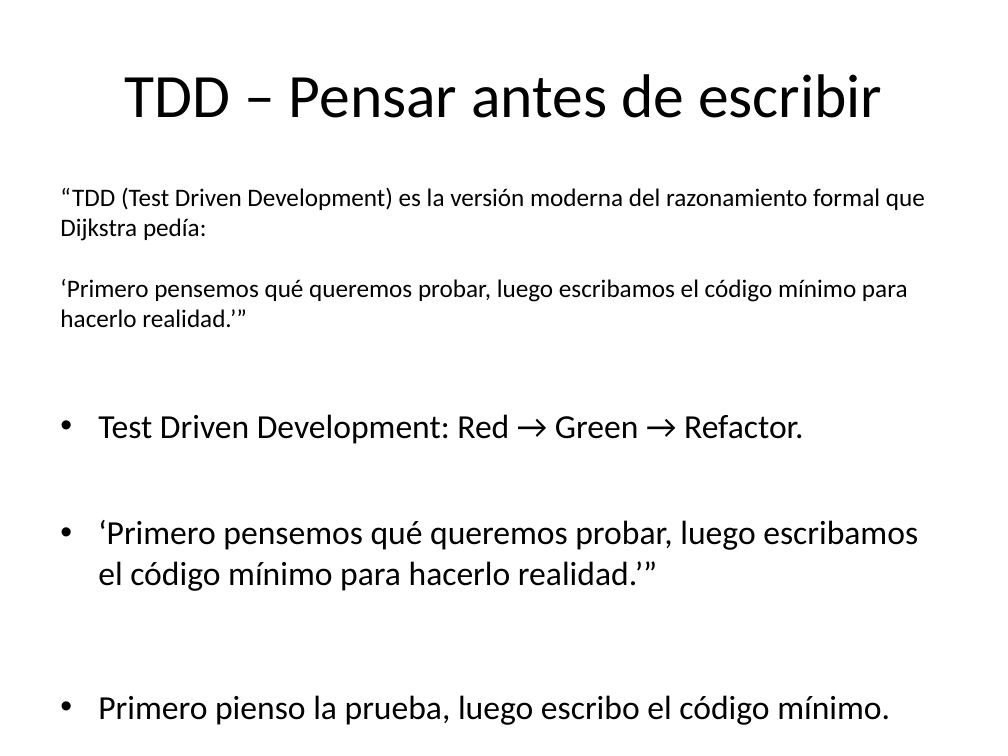
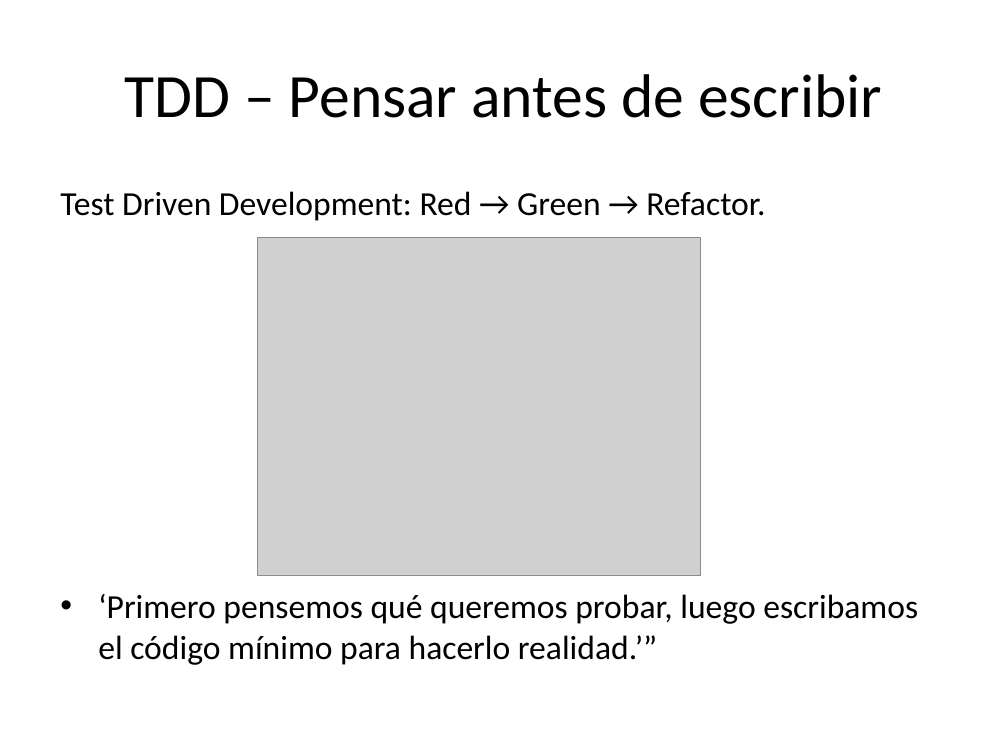
Before and after one commit to EmilioM1983/arquitectura-software-intro, a slide deck: slide 15 of presentacion_Emilio_Mayer.odp. Drawn at 1008x756 pixels with LibreOffice and Linux fonts; fonts in the diff are those of the drawing; grey boxes stand for pictures. Boxes give left, top, right and bottom in pixels: in the first picture for what was removed or moved away, otherwise in the second. Text is boxed around its words. In the diff, an @@ line names an element or a change of style, - is before the commit and + after.

```diff
--- a/presentacion_Emilio_Mayer.odp
+++ b/presentacion_Emilio_Mayer.odp
@@ text at bbox=[60, 187, 925, 328]: paragraphs removed @@
-“TDD (Test Driven Development) es la versión moderna del razonamiento formal que Dijkstra pedía:
-‘Primero pensemos qué queremos probar, luego escribamos el código mínimo para hacerlo realidad.’”
@@ text at bbox=[60, 191, 765, 221]: bullet • to none; more space between paragraphs @@
@@ picture added at bbox=[258, 238, 701, 576] @@
@@ text at bbox=[98, 695, 890, 725]: paragraph removed @@
-• Primero pienso la prueba, luego escribo el código mínimo.
```
Also in this commit, not shown: 2 other slides changed, 3 other files.
